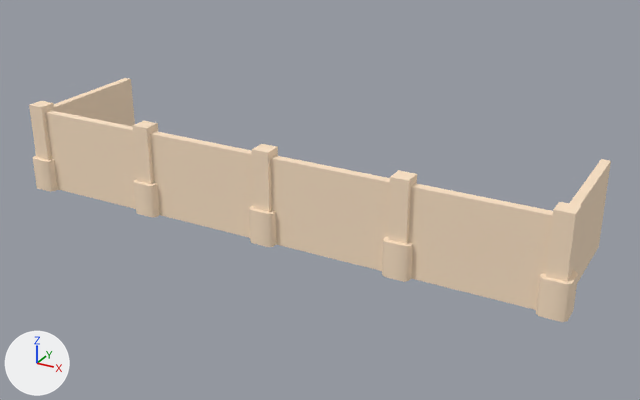
What one commit did to the glTF model assets/kenney/citysuburban/fence-1x4.glb.
Before and after are seen from a 50 mm camera at (1.191, -2.062, 1.086) aimed at (0.066, -0.018, 0.064). Lighting does not change. The marker at lower left points along +X, +Y and +Z. The older version comes first.

The first picture shows 'fence-1x4'.
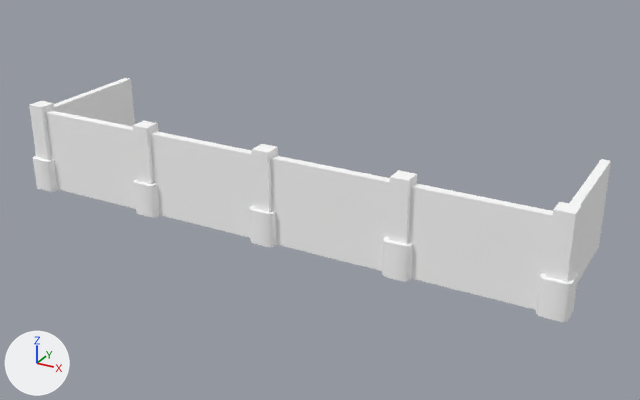
Diff of the bpy script that builds the scene:
```diff
--- a/assets/kenney/citysuburban/fence-1x4.glb.py
+++ b/assets/kenney/citysuburban/fence-1x4.glb.py
@@ mat_colormap_032 @@
+mat_colormap_032 = principled_material('colormap.032')
+mat_colormap_032.base_color = (1.0, 1.0, 1.0)  # white #ffffff
+mat_colormap_032.roughness = 1.0
@@ me_fence_1x4 @@
 me_fence_1x4.from_pydata(...)  # 168 vertices, 252 faces; spans x -0.84..0.84, y -0.24..0.2, z 0.0..0.27
-me_fence_1x4.materials.append(mat_colormap)
+me_fence_1x4.materials.append(mat_colormap_032)  # white #ffffff
```

Location of each change, [x1, y1, x2, y2] in pixels of the pictures (640 x 400 px):
'fence-1x4', recoloured
    both: [29, 78, 611, 322]
